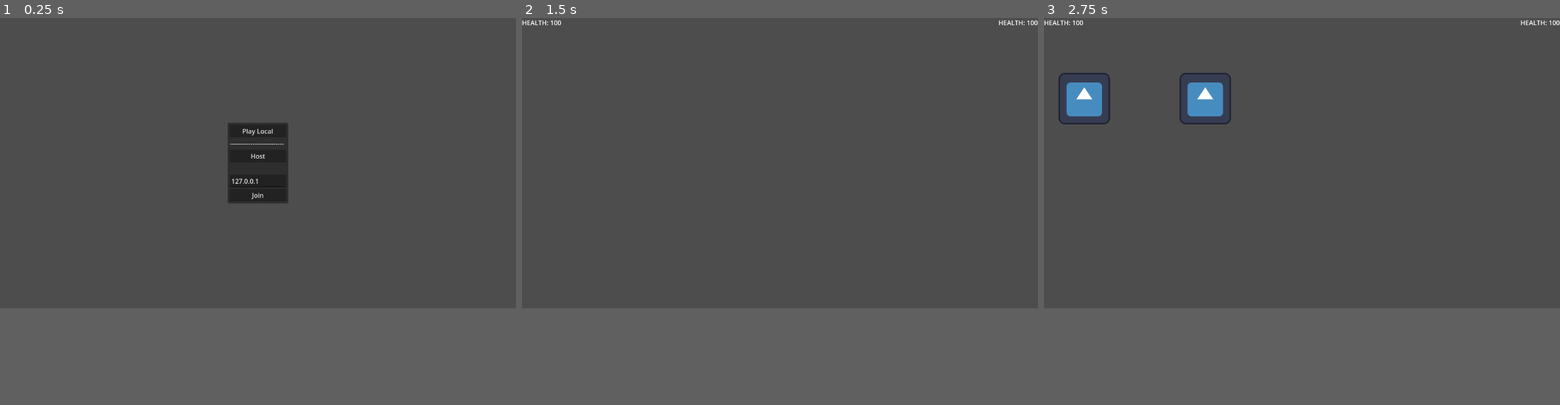
Above: before the commit, frames 1-3 (left to right).
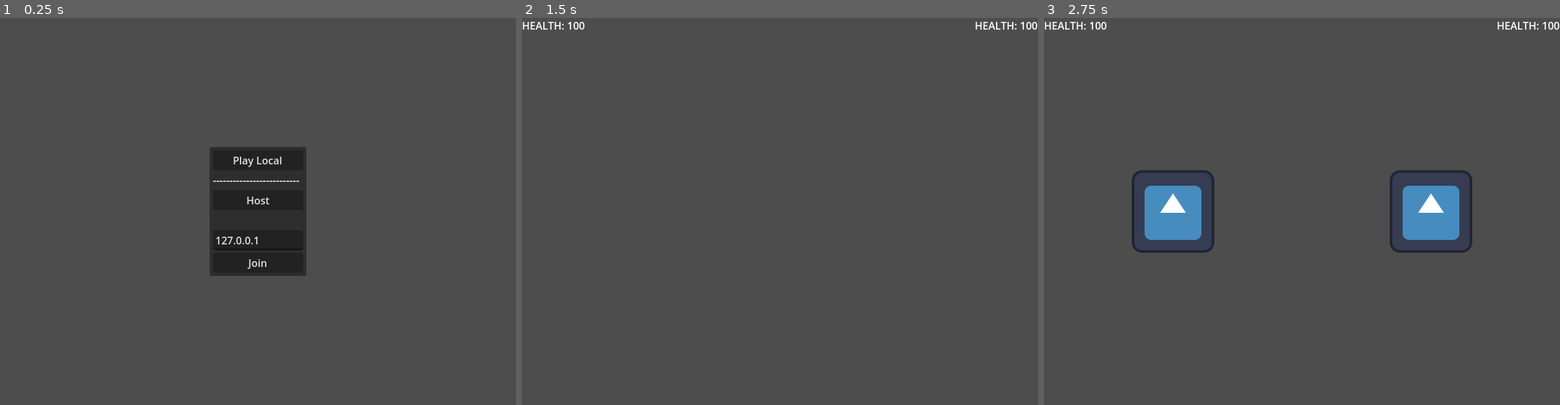
Above: after the commit, the same moments.

Repository: SamBumgardner/spellstrike
Game: Godot game, scene res://network/main.tscn
The game is run twice, just before and just after one commit, with the same random seed, the same clock (stepped at 60 frames per second) and the same inputs. The engine's default icon, where the game draws it, is replaced by a stand-in: a white triangle on a blue panel in a dark square.
Inputs (mouse positions are in pixels of both pictures, inside the frame that each line leads up to):
- Up to frame 1 (0.25 s): no input
- Up to frame 2 (1.5 s): click "Play Local" at 0.5 s; tap Enter at 1.25 s; move the mouse to (893, 149) at 1.27 s; hold Up from 1.28 s (still down); click (893, 149) at 1.42 s
- Up to frame 3 (2.75 s): release Up at 2 s; tap Space at 2 s; drag from (1198, 176) to (1276, 219) at 2.02 s
The window is 800x450 before the commit and 800x600 after it. Grey fills any space a smaller window leaves; there, only what the larger window draws over its background counts as a difference.

The runs differ from the first frame. In frame 1, 5.4% of the frame differs, in the area x 40-60%, y 27-67%; in frame 2, 0.3%; in frame 3, 5.7%, in the area x 0-100%, y 0-61%.

Commit message:
add round reset, win tracking, and walls

Diff:
--- a/game/TestGameplay.gd
+++ b/game/TestGameplay.gd
@@ -7,6 +7,11 @@
 
 # handle game ending
 @onready var confirm_defeat_timer: NetworkTimer = $ConfirmDefeatTimer
+@onready var start_new_round_timer: NetworkTimer = $StartNewRoundTimer
+@onready var health_tracker_1: HealthTracker = $UI/BattleHUD/VBoxContainer/HealthTracker
+@onready var health_tracker_2: HealthTracker = $UI/BattleHUD/VBoxContainer2/HealthTracker2
+@onready var win_tracker_1: WinTracker = $UI/BattleHUD/VBoxContainer/WinTracker
+@onready var win_tracker_2: WinTracker = $UI/BattleHUD/VBoxContainer2/WinTracker2
 
 enum Side {
     P1 = 0,
@@ -39,14 +44,14 @@
         SyncManager.start()
 
 func _on_sync_started():
-    var fighterP1: Player = SyncManager.spawn("fighter0", self, preload("res://player/Player.tscn"), {'x': 100, 'y': 200, 'c': Player.Characters.SPEED, 't': Player.Side.P1}, false);
+    var fighterP1: Player = SyncManager.spawn("fighter0", self, preload("res://player/Player.tscn"), {'x': 200, 'y': 300, 'c': Player.Characters.SPEED, 't': Player.Side.P1}, false);
     #fighterP1.input_retriever.control_type = InputRetriever.ControlType.JOY
     #fighterP1.input_retriever.input_ids = InputRetriever.DEFAULT_CONTROLLER
     fighterP1.set_multiplayer_authority(p1_network_id if host_side == Side.P1 else p2_network_id)
-    $UI/BattleHUD/HealthTracker.tracked_player = fighterP1
+    health_tracker_1.tracked_player = fighterP1
     fighterP1.defeated.connect(_on_player_defeated)
 
-    var fighterP2: Player = SyncManager.spawn("fighter1", self, preload("res://player/Player.tscn"), {'x': 400, 'y': 200, 'c': Player.Characters.REACH, 't': Player.Side.P2}, false);
+    var fighterP2: Player = SyncManager.spawn("fighter1", self, preload("res://player/Player.tscn"), {'x': 600, 'y': 300, 'c': Player.Characters.REACH, 't': Player.Side.P2}, false);
     #fighterP2.input_retriever.control_type = InputRetriever.ControlType.JOY
     #fighterP2.input_retriever.input_ids = InputRetriever.DEFAULT_CONTROLLER_2
     fighterP2.input_retriever.input_ids = InputRetriever.DEFAULT_P2
@@ -56,11 +61,12 @@
     fighterP2.hitbox_pool.collision_layer = 2
     fighterP2.hitbox_pool.collision_mask = 1
     fighterP2.scale.x = -1
-    $UI/BattleHUD/HealthTracker2.tracked_player = fighterP2
+    health_tracker_2.tracked_player = fighterP2
     fighterP2.defeated.connect(_on_player_defeated)
 
     interaction_resolver._setup_players(fighterP1, fighterP2)
     confirm_defeat_timer.timeout.connect(_on_confirm_defeat_timer_timeout.bind([fighterP1, fighterP2]))
+    start_new_round_timer.timeout.connect(_on_start_new_round_timer_timeout.bind([fighterP1, fighterP2]))
 
 func _on_sync_stopped():
     SyncManager.stop_logging()
@@ -80,10 +86,24 @@
 
 func _player_defeat_confirmed(winner: Player, loser: Player):
     winner.fsm.force_change_state(Player.State.VICTORY)
+    #TODO: use a smarter method to tell which player is which:
+    if health_tracker_1.tracked_player == winner:
+        win_tracker_1.increment_wins()
+    else:
+        win_tracker_2.increment_wins()
+
     $UI/BattleHUD/MatchOver.visible = true
-
+    # wait for some time, then do setup necessary to set up next round.
+    const ticks_per_sec := 60
+    start_new_round_timer.start(ticks_per_sec)
+    # call reset on both players
 
 # MISC.
+
+func _on_start_new_round_timer_timeout(players: Array):
+    for player in players:
+        player.reset()
+    $UI/BattleHUD/MatchOver.visible = false
 
 func _process(_delta: float) -> void:
     if Input.is_action_just_pressed("ui_cancel"):
--- a/game/TestGameplay.tscn
+++ b/game/TestGameplay.tscn
@@ -1,8 +1,10 @@
-[gd_scene load_steps=4 format=3 uid="uid://bmufwtv6hw8ys"]
+[gd_scene load_steps=6 format=3 uid="uid://bmufwtv6hw8ys"]
 
 [ext_resource type="Script" path="res://TestGameplay.gd" id="1_hel5h"]
 [ext_resource type="PackedScene" uid="uid://dv55emdwbx4m0" path="res://ui/HealthTracker.tscn" id="2_cvjpa"]
 [ext_resource type="Script" path="res://addons/godot-rollback-netcode/NetworkTimer.gd" id="3_7unwa"]
+[ext_resource type="PackedScene" uid="uid://bwc0dw853pipg" path="res://ui/WinTracker.tscn" id="3_nhsyv"]
+[ext_resource type="Script" path="res://ui/match_over.gd" id="3_qj1xu"]
 
 [node name="TestGameplay" type="Node2D"]
 script = ExtResource("1_hel5h")
@@ -10,25 +12,39 @@
 [node name="UI" type="CanvasLayer" parent="."]
 
 [node name="BattleHUD" type="Control" parent="UI"]
-custom_minimum_size = Vector2(1280, 720)
+custom_minimum_size = Vector2(800, 600)
 layout_mode = 3
 anchors_preset = 0
-offset_right = 1080.0
-offset_bottom = 720.0
+offset_right = 800.0
+offset_bottom = 600.0
 
-[node name="HealthTracker" parent="UI/BattleHUD" instance=ExtResource("2_cvjpa")]
+[node name="VBoxContainer" type="VBoxContainer" parent="UI/BattleHUD"]
 layout_mode = 0
+offset_right = 40.0
+offset_bottom = 40.0
 
-[node name="HealthTracker2" parent="UI/BattleHUD" instance=ExtResource("2_cvjpa")]
+[node name="HealthTracker" parent="UI/BattleHUD/VBoxContainer" instance=ExtResource("2_cvjpa")]
+layout_mode = 2
+
+[node name="WinTracker" parent="UI/BattleHUD/VBoxContainer" instance=ExtResource("3_nhsyv")]
+layout_mode = 2
+
+[node name="VBoxContainer2" type="VBoxContainer" parent="UI/BattleHUD"]
 layout_mode = 1
 anchors_preset = 1
 anchor_left = 1.0
 anchor_right = 1.0
 offset_left = -98.0
-offset_right = 0.0
+offset_bottom = 40.0
 grow_horizontal = 0
 
-[node name="MatchOver" type="Label" parent="UI/BattleHUD"]
+[node name="HealthTracker2" parent="UI/BattleHUD/VBoxContainer2" instance=ExtResource("2_cvjpa")]
+layout_mode = 2
+
+[node name="WinTracker2" parent="UI/BattleHUD/VBoxContainer2" instance=ExtResource("3_nhsyv")]
+layout_mode = 2
+
+[node name="MatchOver" type="Label" parent="UI/BattleHUD" groups=["network_sync"]]
 visible = false
 layout_mode = 1
 anchors_preset = 8
@@ -44,8 +60,14 @@
 grow_vertical = 2
 text = "MATCH OVER"
 horizontal_alignment = 1
+script = ExtResource("3_qj1xu")
 
 [node name="ConfirmDefeatTimer" type="Node" parent="."]
 script = ExtResource("3_7unwa")
 one_shot = true
 hash_state = false
+
+[node name="StartNewRoundTimer" type="Node" parent="."]
+script = ExtResource("3_7unwa")
+one_shot = true
+hash_state = false
--- a/game/player/Player.gd
+++ b/game/player/Player.gd
@@ -58,6 +58,7 @@
 
 # Stateless variables: refresh every frame
 var current_attack_data: AttackData
+var initial_spawn_state: Dictionary
 
 #########
 # SETUP #
@@ -106,6 +107,8 @@
             collisionBoxes[i].disabled = true
             collisionBoxes[i].visible = false
 
+func reset() -> void:
+    _load_state(initial_spawn_state)
 
 ########################
 # RESOLVE INTERACTIONS #
@@ -295,6 +298,7 @@
     return data
 
 func _network_spawn(data: Dictionary) -> void:
+    initial_spawn_state = data
     # need to do first time setup (based on character selection, etc.)
     character = data['c']
     health = data['hp']
--- a/game/project.godot
+++ b/game/project.godot
@@ -21,12 +21,16 @@
 
 [display]
 
-window/size/viewport_width=1280
-window/size/viewport_height=720
+window/size/viewport_width=800
+window/size/viewport_height=600
 
 [editor_plugins]
 
 enabled=PackedStringArray("res://addons/godot-rollback-netcode/plugin.cfg")
+
+[global_group]
+
+network_sync=""
 
 [input]
 
--- a/game/resolver/InteractionResolver.gd
+++ b/game/resolver/InteractionResolver.gd
@@ -1,6 +1,9 @@
 class_name InteractionResolver extends RefCounted
 
 signal frame_resolved
+
+const min_x := 64
+const max_x := 736
 
 var p1: Player
 var p2: Player
@@ -107,10 +110,16 @@
 
         pass # apply results to character
 
+    _restrict_player_x(p1)
+    _restrict_player_x(p2)
+
     frame_resolved.emit()
 
 func _has_successful_attack(attacker: Player) -> bool:
     return attacker.active_hitbox_hit()
+
+func _restrict_player_x(player: Player):
+    player.position.x = clamp(player.position.x, min_x, max_x)
 
 enum ResultType {
     NEUTRAL = 0,
--- /dev/null
+++ b/game/ui/WinTracker.gd
@@ -0,0 +1,25 @@
+class_name WinTracker extends HBoxContainer
+
+@onready var display_label: Label = $Label2
+
+var wins: int = 0
+
+func _ready() -> void:
+    add_to_group("network_sync")
+    visible = false
+
+func increment_wins() -> int:
+    wins += 1
+    display_label.text = str(wins)
+    visible = true
+    return wins
+
+func _save_state() -> Dictionary:
+    return {
+        'v': visible,
+        'w': wins
+    }
+
+func _load_state(state: Dictionary) -> void:
+    visible = state['v']
+    wins = state['w']
--- /dev/null
+++ b/game/ui/WinTracker.tscn
@@ -0,0 +1,16 @@
+[gd_scene load_steps=2 format=3 uid="uid://bwc0dw853pipg"]
+
+[ext_resource type="Script" path="res://ui/WinTracker.gd" id="1_7vbpn"]
+
+[node name="WinTracker" type="HBoxContainer"]
+offset_right = 98.0
+offset_bottom = 23.0
+script = ExtResource("1_7vbpn")
+
+[node name="Label" type="Label" parent="."]
+layout_mode = 2
+text = "WINS:"
+
+[node name="Label2" type="Label" parent="."]
+layout_mode = 2
+text = "0"
--- /dev/null
+++ b/game/ui/match_over.gd
@@ -0,0 +1,9 @@
+extends Control
+
+func _save_state() -> Dictionary:
+    return {
+        'v': visible
+    }
+
+func _load_state(state: Dictionary) -> void:
+    visible = state['v']
